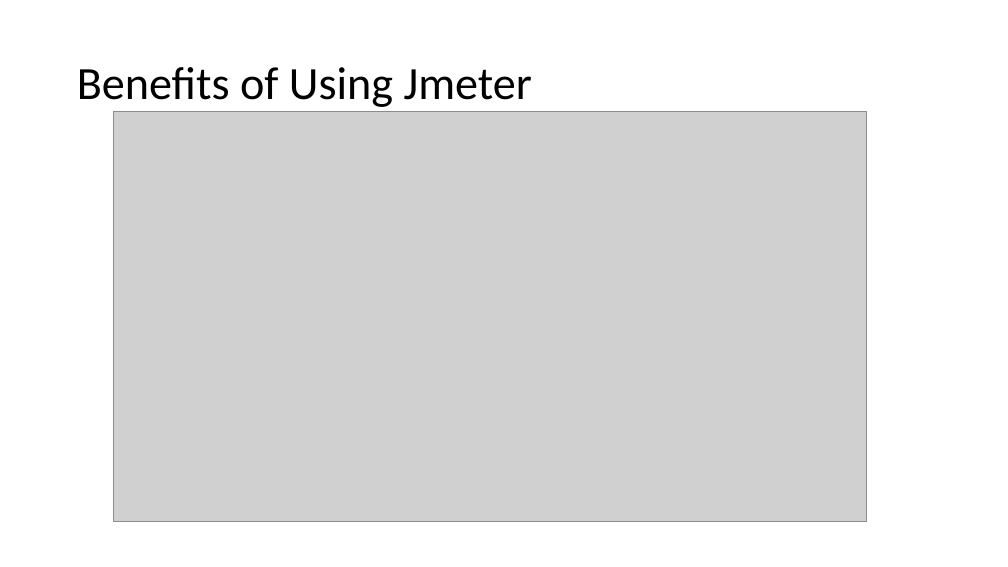
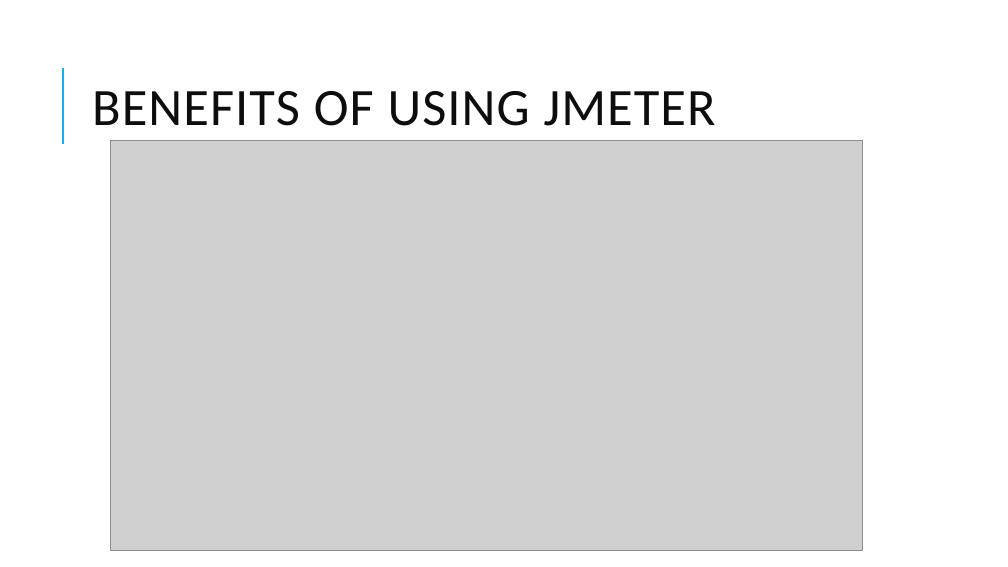
Before and after one commit to skandhwa/SimplilearnNew, a slide deck: slide 5 of Load Testing -Jmeter.pptx. Drawn at 1008x567 pixels with LibreOffice and Linux fonts; fonts in the diff are those of the drawing; grey boxes stand for pictures. Boxes give left, top, right and bottom in pixels: in the first picture for what was removed or moved away, otherwise in the second. Text is boxed around its words. In the diff, an @@ line names an element or a change of style, - is before the commit and + after.

```diff
--- a/Load Testing -Jmeter.pptx
+++ b/Load Testing -Jmeter.pptx
@@ line added from (63, 144) to (63, 68), #1CADE4 1.5 pt @@
@@ title at (92,91,716,126): text changed; size 44 to 50 pt; text colour #000000 to #0D0D0D @@
-Benefits of Using Jmeter
+BENEFITS OF USING JMETER
@@ picture: place and size @@
-picture at (114,111,867,521)
+picture at (110,141,863,551)
```
Also in this commit, not shown: 18 other slides changed, 14 slides added, 7 other files.
